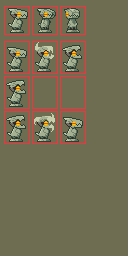
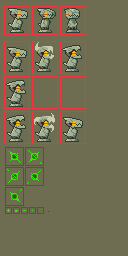
Layer changes from the first 128 × 256 image to the second:
painted on "Background" over <box>5,147,49,214</box>
